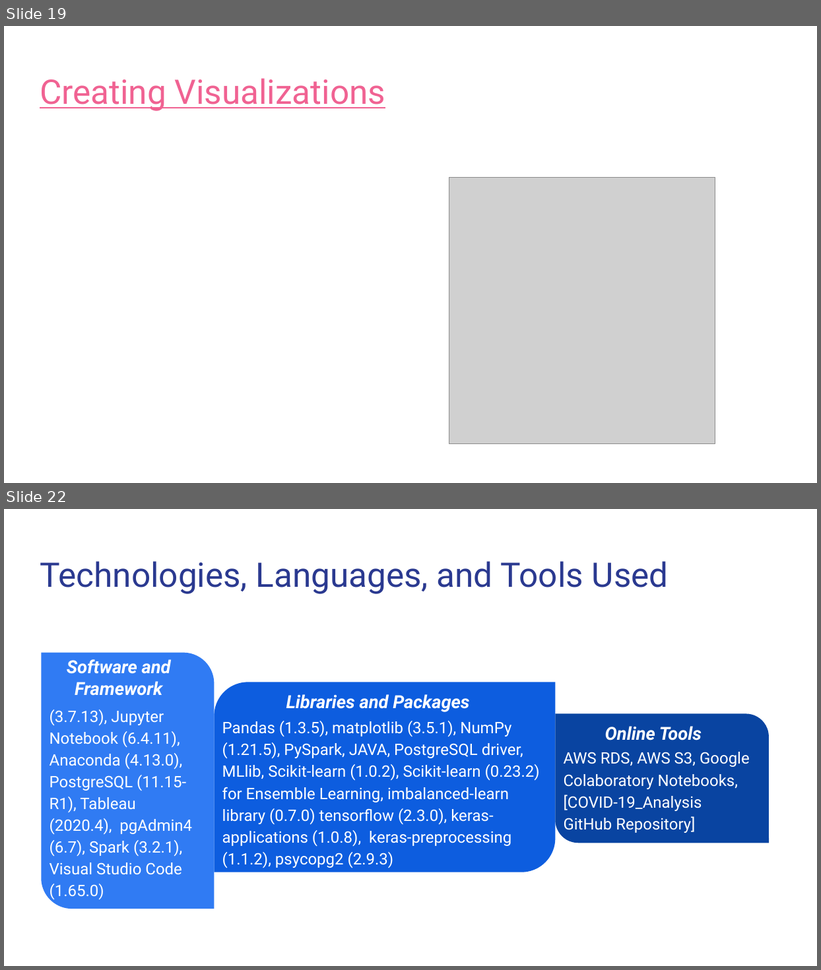
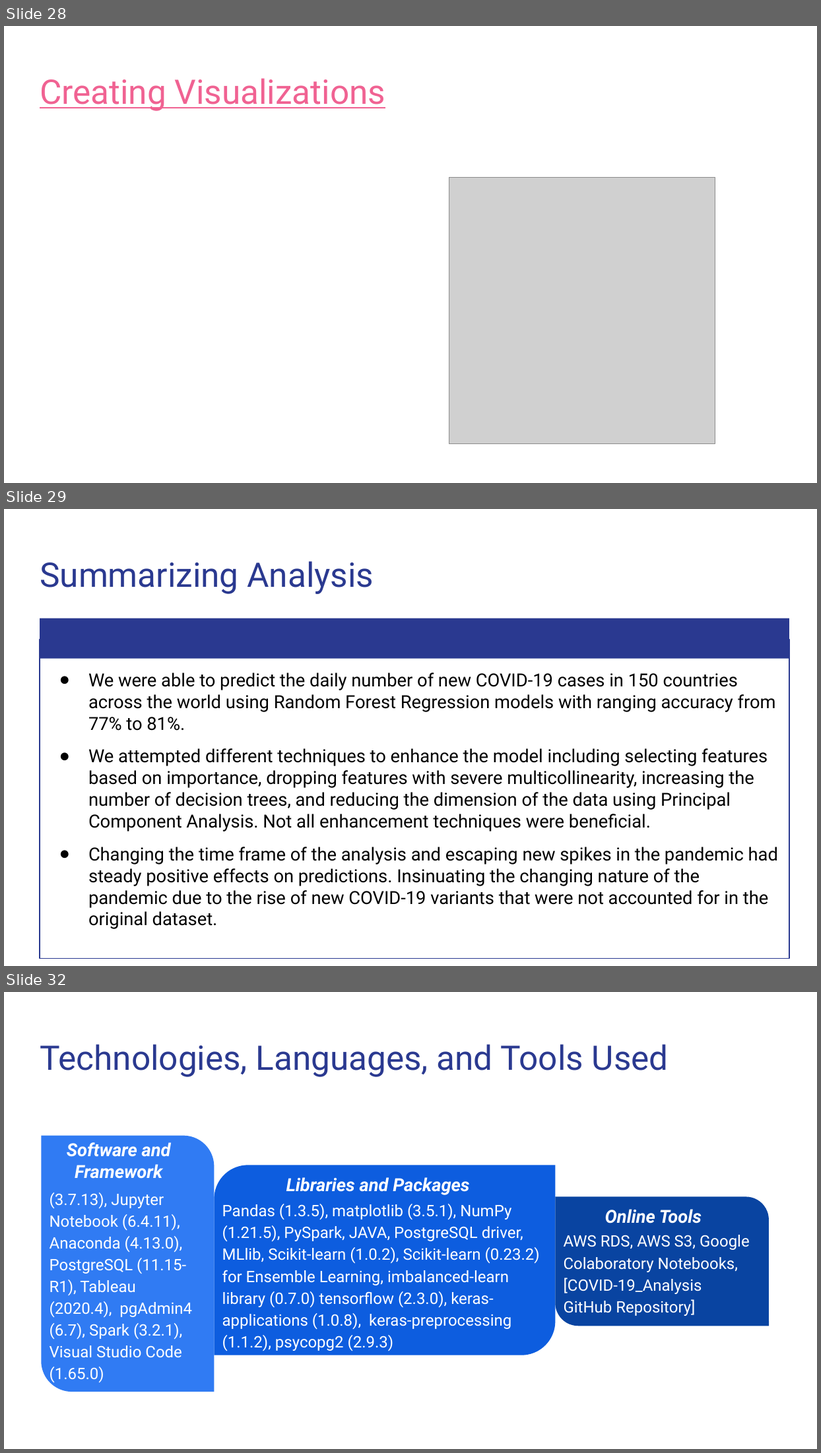
Before and after one commit to Magzzie/COVID-19_Analysis, a slide deck: COVID-19 Analysis.pptx. Shown one above the other, each under a label of ours: slides 19 and 22 before the commit, slides 28, 29 and 32 after it; the slides between them are not shown. The pictures are 821x970 and 821x1453 pixels, drawn with LibreOffice and Linux fonts; fonts in the diff are those of the drawing; grey boxes stand for pictures. Boxes give left, top, right and bottom in pixels: in the first picture for what was removed or moved away, otherwise in the second. Text is boxed around its words. In the diff, an @@ line names an element or a change of style, - is before the commit and + after.

```diff
--- a/COVID-19 Analysis.pptx
+++ b/COVID-19 Analysis.pptx
@@ slide 29 added at (4, 509, 817, 966), background #FFFFFF @@
@@ title added at (40, 561, 374, 594), 30 pt, text #2A3990 @@
+Summarizing Analysis
@@ rectangle added at (40, 618, 789, 659), fill #2A3990 @@
@@ rectangle added at (40, 639, 789, 958), outline #2A3990 0.75 pt, 16 pt, text #000000 @@
+● We were able to predict the daily number of new COVID-19 cases in 150 countries across the world using Random Forest Regression models with ranging accuracy from 77% to 81%.
+● We attempted different techniques to enhance the model including selecting features based on importance, dropping features with severe multicollinearity, increasing the number of decision trees, and reducing the dimension of the data using Principal Component Analysis. Not all enhancement techniques were beneficial.
+● Changing the time frame of the analysis and escaping new spikes in the pandemic had steady positive effects on predictions. Insinuating the changing nature of the pandemic due to the rise of new COVID-19 variants that were not accounted for in the original dataset.
@@ what was slide 19 is now slide 28 @@
@@ what was slide 22 is now slide 32 @@
```
Also in this commit, not shown: 3 slides changed, 11 other slides added, 2 slides removed.
